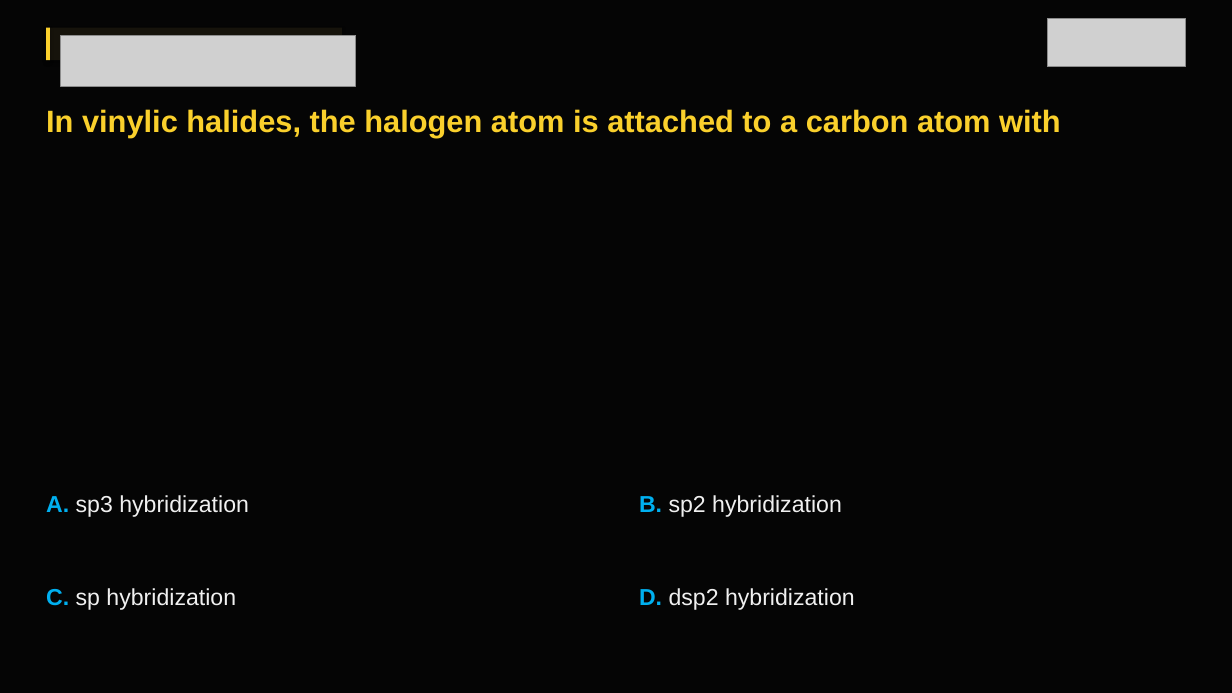
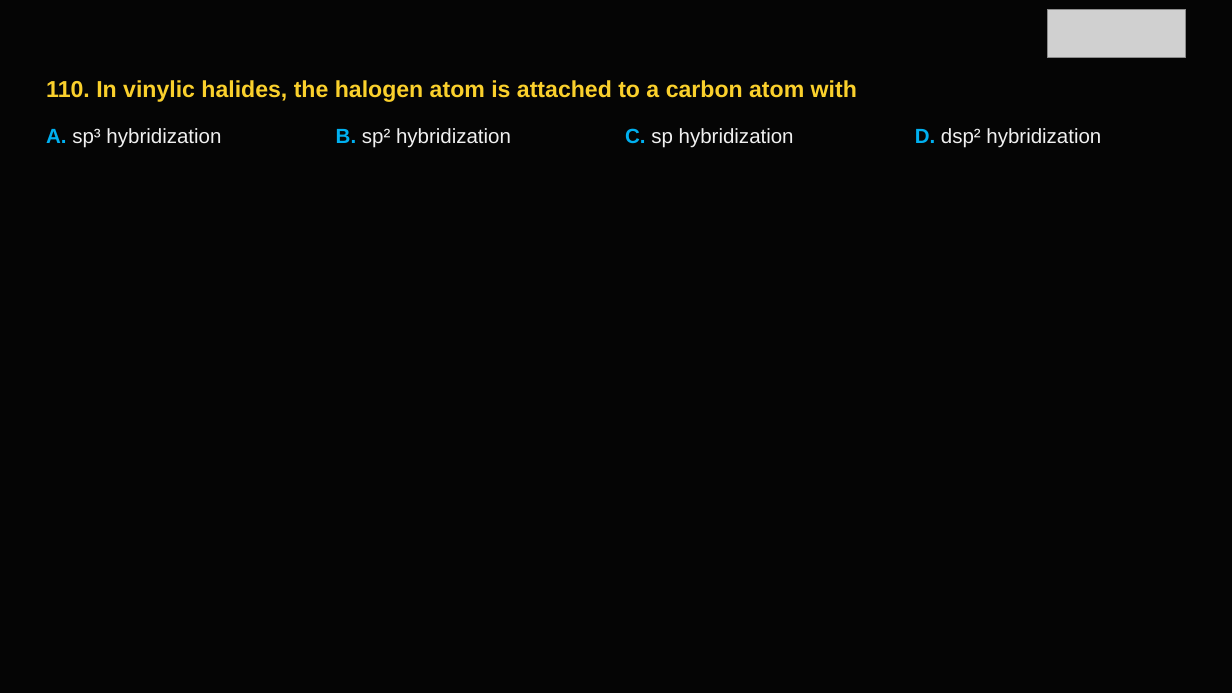
Before and after one commit to lekhan-03/PDFtoSLIDES, a slide deck: slide 112 of data/outputs/chemistry_v4.pptx (slide 116 before the commit). Drawn at 1232x693 pixels with LibreOffice and Linux fonts; fonts in the diff are those of the drawing; grey boxes stand for pictures. Boxes give left, top, right and bottom in pixels: in the first picture for what was removed or moved away, otherwise in the second. Text is boxed around its words. In the diff, an @@ line names an element or a change of style, - is before the commit and + after.

```diff
--- a/data/outputs/chemistry_v4.pptx
+++ b/data/outputs/chemistry_v4.pptx
@@ rectangle removed at [46, 28, 342, 60] @@
@@ rectangle removed at [46, 28, 50, 60] @@
@@ picture: place and size @@
-picture at [1047, 18, 1186, 67]
+picture at [1047, 9, 1186, 57]
@@ picture removed at [60, 35, 356, 86] @@
@@ text at [46, 80, 857, 102]: text changed; size 24 to 18 pt @@
-In vinylic halides, the halogen atom is attached to a carbon atom with
+110. In vinylic halides, the halogen atom is attached to a carbon atom with
@@ text at [46, 128, 221, 148]: text changed; size 18 to 16 pt @@
-A. sp3 hybridization
+A. sp³ hybridization
@@ text at [336, 128, 511, 148]: text changed; size 18 to 16 pt @@
-B. sp2 hybridization
+B. sp² hybridization
@@ text "C. sp hybridization": place and size @@
-text "C. sp hybridization" at [46, 588, 236, 610]
+text "C. sp hybridization" at [625, 128, 794, 148]
@@ text "C. sp hybridization" at [625, 128, 794, 148]: size 18 to 16 pt @@
@@ text at [915, 128, 1101, 148]: text changed; size 18 to 16 pt @@
-D. dsp2 hybridization
+D. dsp² hybridization
```
Also in this commit, not shown: 165 other slides changed, 40 slides added, 38 slides removed, 13 other files.
